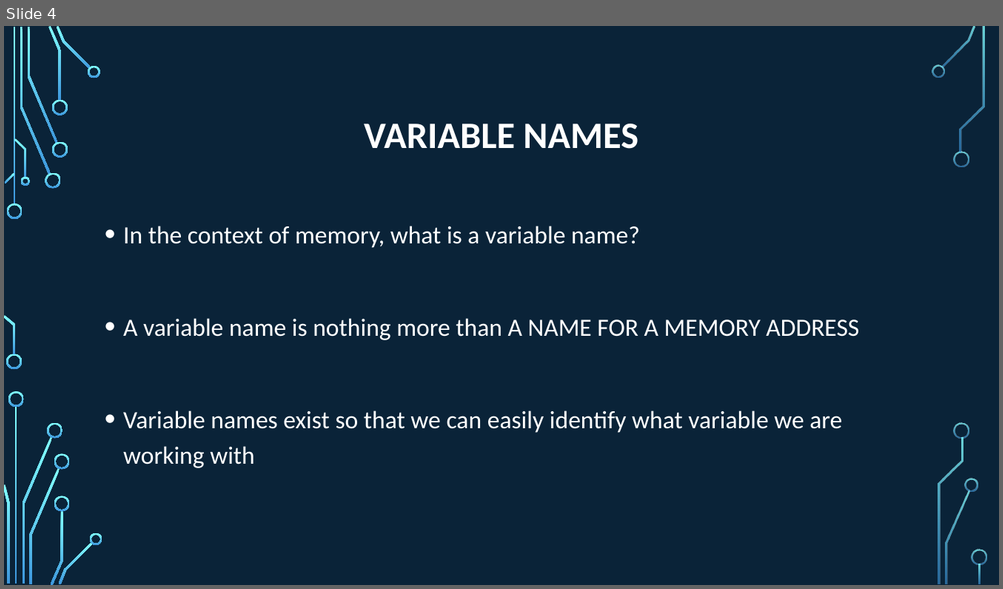
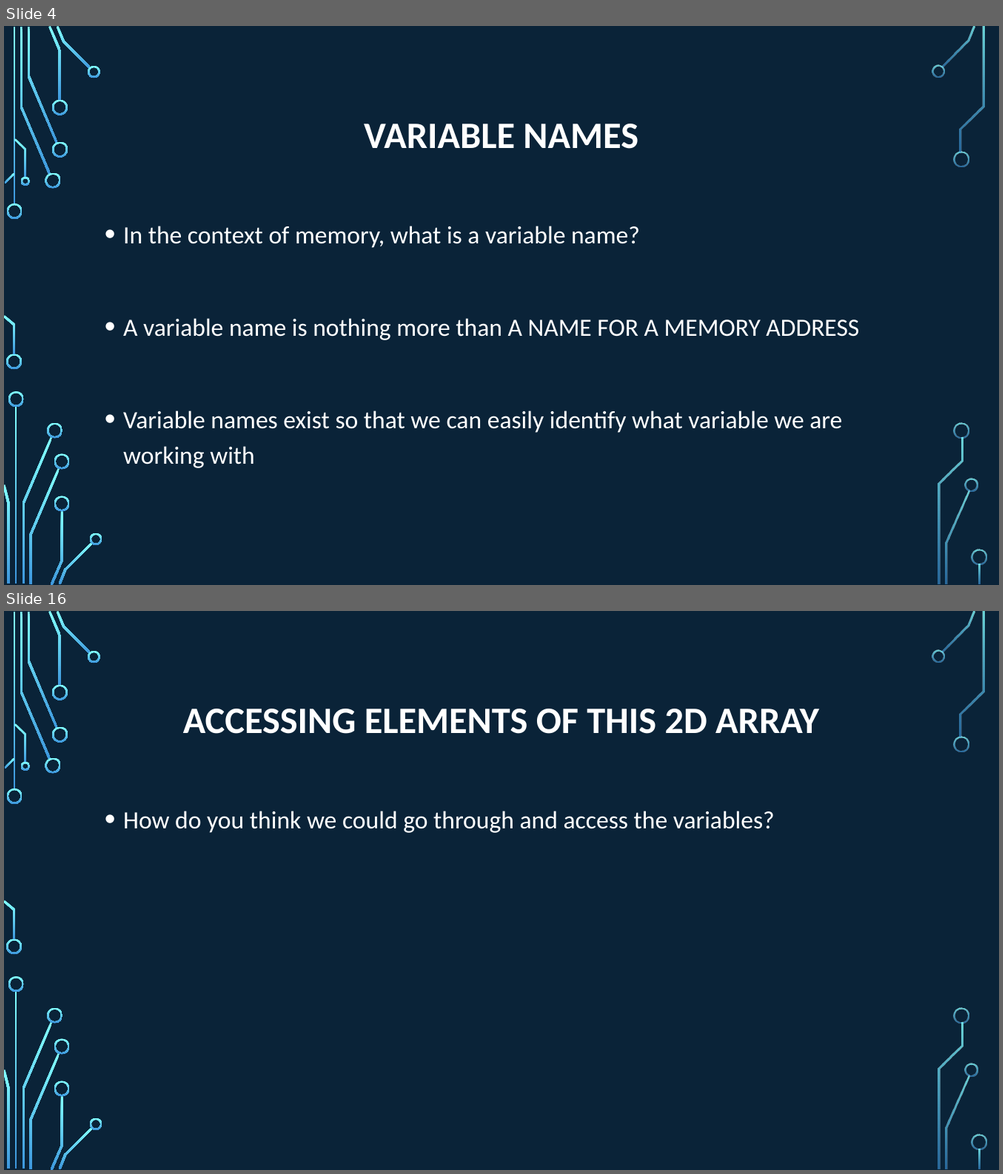
Before and after one commit to psypdt/ZIS_C-_Summer_Course_2019, a slide deck: Day_5/Day_5.pptx. Shown one above the other, each under a label of ours: slide 4 before the commit, slides 4 and 16 after it; the slides between them are not shown. The pictures are 1003x589 and 1003x1174 pixels, drawn with LibreOffice and Linux fonts; fonts in the diff are those of the drawing; background and template pictures are left out. Boxes give left, top, right and bottom in pixels: in the first picture for what was removed or moved away, otherwise in the second. Text is boxed around its words. In the diff, an @@ line names an element or a change of style, - is before the commit and + after.

```diff
--- a/Day_5/Day_5.pptx
+++ b/Day_5/Day_5.pptx
@@ slide 16 added at (4,611,999,1170), background picture (left out); not listed: 36 template elements that a slide beside it also shows @@
@@ title added at (183,709,819,734), 36 pt, text #FFFFFF, bold @@
+ACCESSING ELEMENTS OF THIS 2D ARRAY
@@ text added at (123,811,774,833), 24 pt, text #FFFFFF @@
+• How do you think we could go through and access the variables?
```
Also in this commit, not shown: 2 slides changed, 23 other slides added, 1 slide removed, 1 other file.
